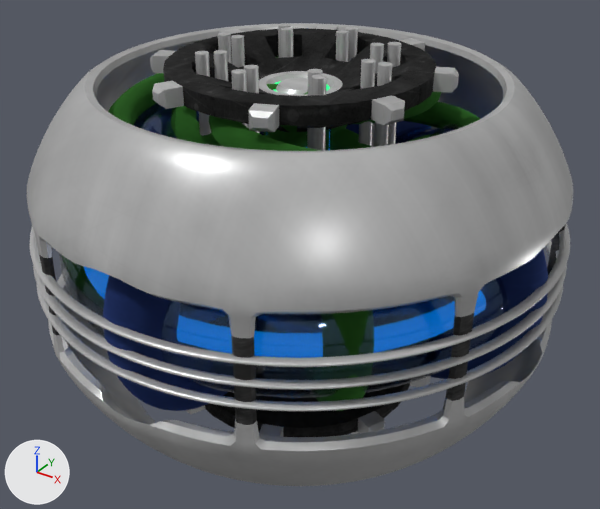
One commit to the Blender file 3D/outfits/core_system_basic_s1.blend: the scene before it, then after it.
One viewpoint serves both versions: a camera (50 mm lens) standing at (5.21, -7.48, 5.04) and looking at (0.02, -0.03, 0.03). The axes (+X, +Y, +Z) are drawn at lower left. The lights are the same throughout.

In view in the first picture: 'Cylinder', 'Cylinder.001', 'Cylinder.002', 'Cylinder.003', 'Torus', 'Torus Knot.001', 'Torus.002', 'base', 'metal', 'pipes_big.001', 'pipes_small.001', 'rings', 'tube'.
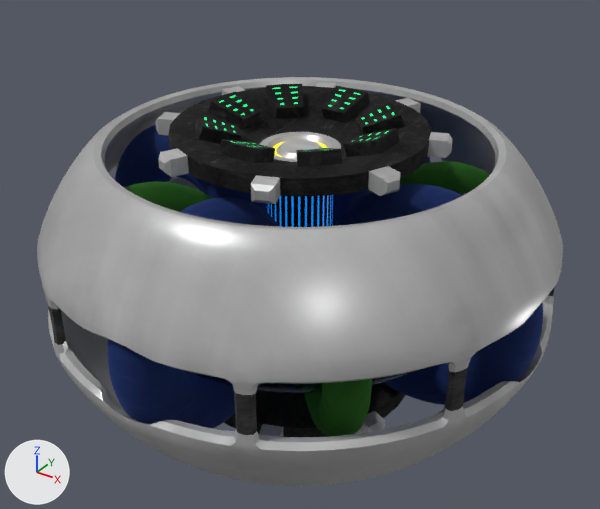
Commit message: Add missing core system .blend files.

Location of each change, [x1, y1, x2, y2] in pixels of the pictures (600 x 509 px; the box of a moved part takes in the faces that stretch with it):
'metal', reshaped (12% shorter)
    before: [27, 23, 573, 486]
    after: [37, 77, 563, 486]
'base', reshaped (14% shorter)
    before: [150, 25, 459, 437]
    after: [155, 82, 453, 437]
'pipes_big', shown
    after: [107, 125, 543, 429]
'tube', moved, rescaled
    before: [59, 127, 508, 398]
    after: [167, 177, 416, 394]
'rings', deleted
    before: [30, 223, 570, 411]
'pipes_big.001', deleted
    before: [103, 111, 548, 411]
'Torus Knot.001', deleted
    before: [108, 57, 480, 151]
'pipes_small', shown
    after: [124, 161, 490, 436]
'Cylinder', deleted
    before: [218, 32, 392, 434]
'Cylinder.002', deleted
    before: [195, 42, 401, 147]
'pipes_small.001', deleted
    before: [263, 131, 430, 411]
'Cylinder.003', deleted
    before: [278, 23, 327, 151]
'Cylinder.001', deleted
    before: [231, 27, 358, 134]
'Torus', deleted (blue)
    before: [133, 103, 177, 139]
'Torus.002', deleted
    before: [400, 120, 463, 143]
part 1 of me_metal, moved or reshaped
    before: [27, 23, 573, 425]
    after: [37, 77, 563, 435]
part 2 of me_mesh_002, moved or reshaped
    before: [150, 25, 459, 150]
    after: [155, 82, 453, 227]

Diff of the bpy script that builds the scene:
```diff
--- a/3D/outfits/core_system_basic_s1.blend.py
+++ b/3D/outfits/core_system_basic_s1.blend.py
@@ me_metal @@
 me_metal.from_pydata(...)  # 1592 vertices, 1616 faces; spans x -6.32..6.32, y -3.24..4.74, z -6.32..6.32
 # used by ob_metal; location = (0.0, 0.0, 0.0); rotation_euler = (1.571, 0.0, 0.0), in degrees (90, 0, 0); scale = (0.5, 0.5, 0.5)
+# me_metal part 1: all 796 vertices in x -6.32..6.32, y 2.11..4.74, z -6.32..6.32 are moved by (0.0, -1.5, 0.0)
 me_metal.materials.append(mat_metal)
@@ me_mesh_002 @@
 # used by ob_base; location = (0.0, 0.0, 0.0); rotation_euler = (1.571, 0.0, 0.0), in degrees (90, 0, 0); scale = (0.5, 0.5, 0.5)
-me_mesh_002.from_pydata(...)  # 1601 vertices, 1332 faces, 46 loose edges; spans x -3.27..3.27, y -3.68..4.9, z -3.27..3.27
+me_mesh_002.from_pydata(...)  # 2032 vertices, 1778 faces; spans x -3.27..3.27, y -3.68..3.68, z -3.27..3.27
+# me_mesh_002 part 2: 16 vertices moved from x -0.75..2.07, y 3.5..4.1, z -0.76..0.76 to x -0.75..2.94, y 2.0..3.4, z -0.76..0.76; 487 vertices removed from x -3.27..3.27, y 2.6..4.9, z -3.27..3.27; 918 vertices added at x -3.27..3.27, y 2.8..3.68, z -3.27..3.27
 me_mesh_002.materials.append(mat_dark)
@@ ob_torus @@
-ob_torus = bpy.data.objects.new('Torus', me_torus)
@@ ob_torus_002 @@
-ob_torus_002 = bpy.data.objects.new('Torus.002', me_torus_002)
@@ ob_pipes_big_001 @@
-ob_pipes_big_001 = bpy.data.objects.new('pipes_big.001', me_mesh_001)
@@ ob_pipes_small_001 @@
-ob_pipes_small_001 = bpy.data.objects.new('pipes_small.001', me_pipes_small_001)
@@ ob_cylinder @@
-ob_cylinder = bpy.data.objects.new('Cylinder', me_cylinder_004)
@@ ob_cylinder_001 @@
-ob_cylinder_001 = bpy.data.objects.new('Cylinder.001', me_cylinder_005)
@@ ob_cylinder_002 @@
-ob_cylinder_002 = bpy.data.objects.new('Cylinder.002', me_cylinder_006)
@@ ob_cylinder_003 @@
-ob_cylinder_003 = bpy.data.objects.new('Cylinder.003', me_cylinder_007)
@@ ob_rings @@
-ob_rings = bpy.data.objects.new('rings', me_rings)
@@ ob_torus_knot_001 @@
-ob_torus_knot_001 = bpy.data.objects.new('Torus Knot.001', cu_torus_knot_001)
@@ ob_pipes_big @@
 _m = ob_pipes_big.modifiers.new('Subsurf', 'SUBSURF')
 _m.render_levels = 1
-ob_pipes_big.hide_viewport = True
@@ ob_tube @@
 ob_tube = bpy.data.objects.new('tube', me_tube)
-ob_tube.location = (0.0, 0.0, 0.38)
+ob_tube.location = (0.0, 0.0, 0.0)
 ob_tube.rotation_euler = (1.571, 0.0, 0.0)  # degrees (90, 0, 0)
-ob_tube.scale = (0.6, 0.6, 0.6)
+ob_tube.scale = (0.5, 0.5, 0.5)
 ob_tube.visible_shadow = False
@@ ob_pipes_small @@
 _m = ob_pipes_small.modifiers.new('Subsurf', 'SUBSURF')
 _m.render_levels = 1
-ob_pipes_small.hide_viewport = True
```
